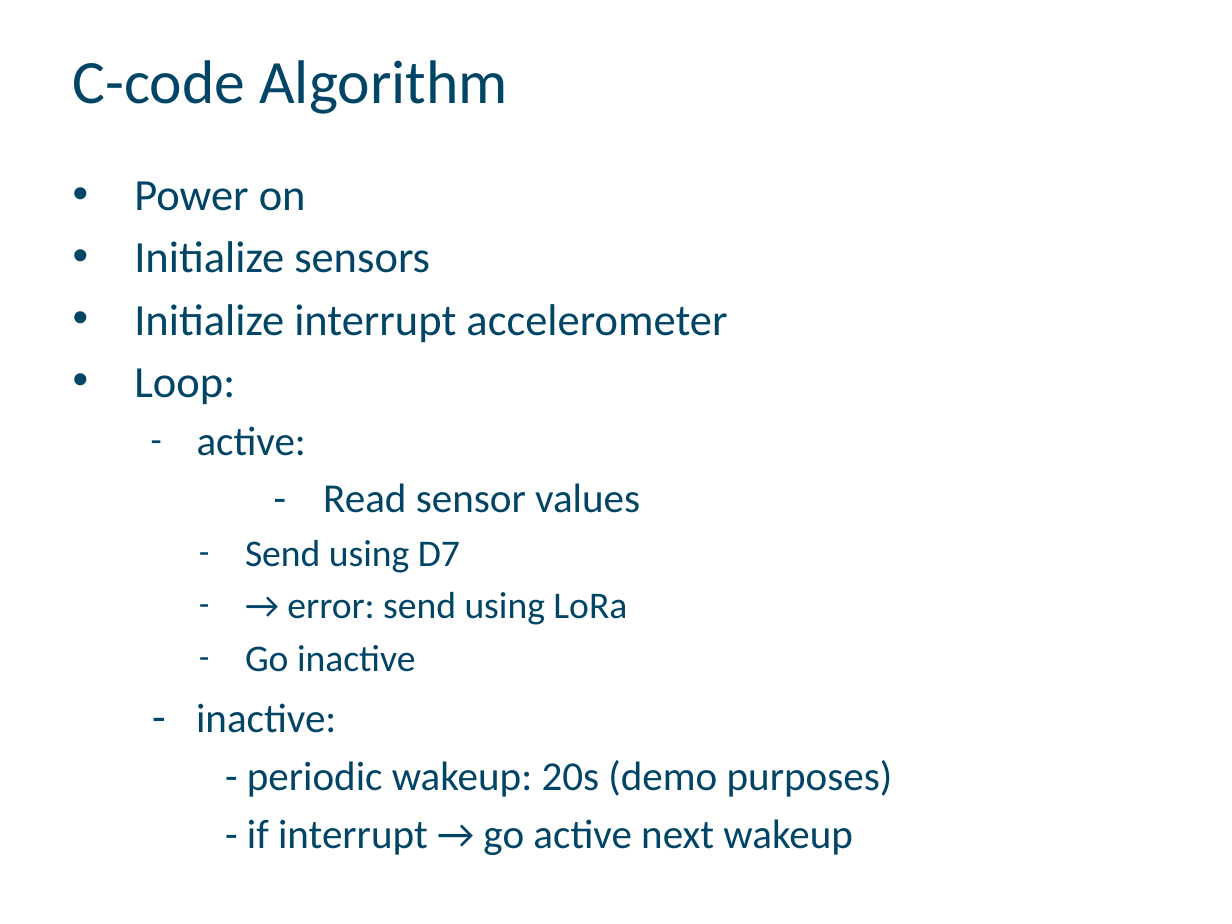
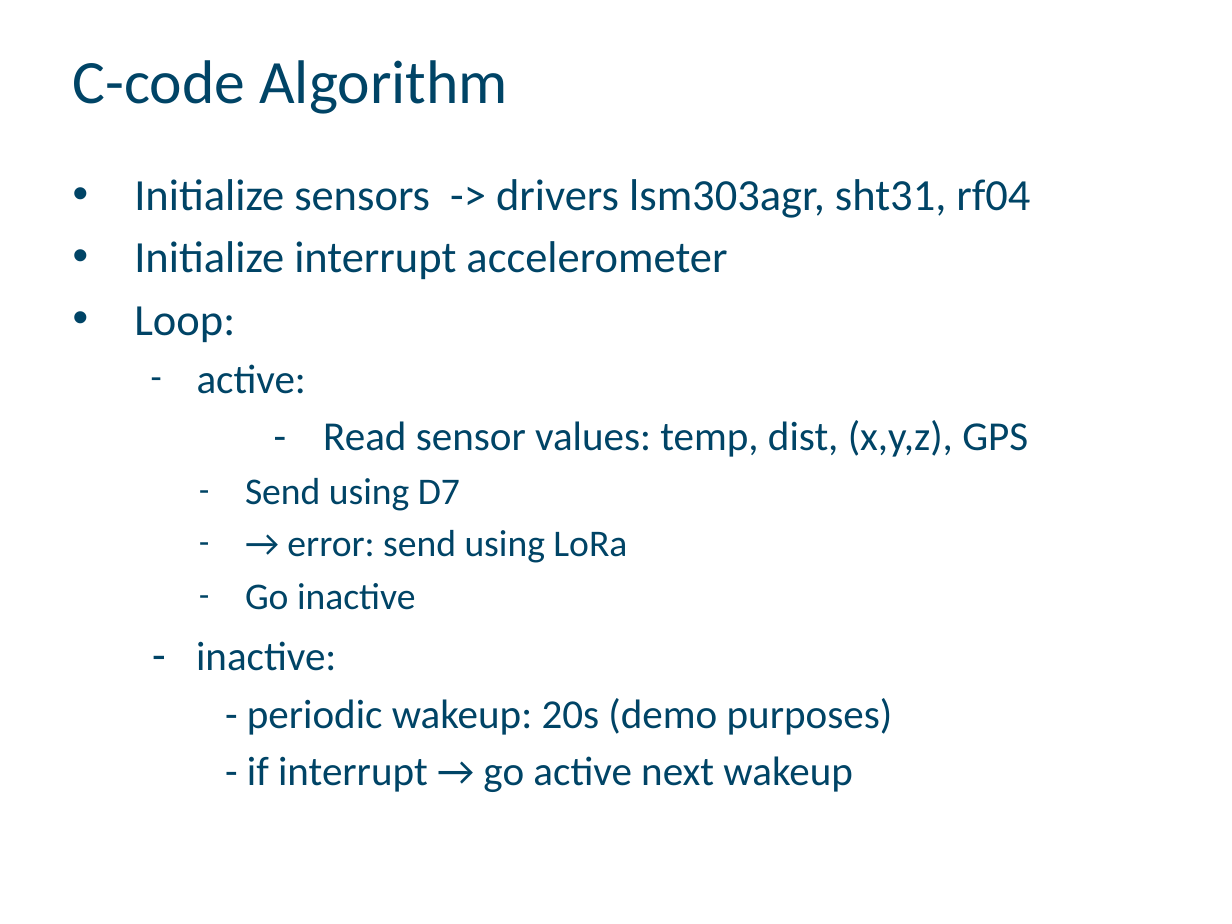
Before and after one commit to WesleyVanW/Smart-Waste-Managment, a slide deck: slide 5 of Presentatie-IoT-SmartWasteManagment.pptx. Drawn at 1232x924 pixels with LibreOffice and Linux fonts; fonts in the diff are those of the drawing; background and template pictures are left out. Boxes give left, top, right and bottom in pixels: in the first picture for what was removed or moved away, otherwise in the second. Text is boxed around its words. In the diff, an @@ line names an element or a change of style, - is before the commit and + after.

Commit message:
Final version

```diff
--- a/Presentatie-IoT-SmartWasteManagment.pptx
+++ b/Presentatie-IoT-SmartWasteManagment.pptx
@@ text at <box>134,179,1030,218</box>: text changed @@
-• Power on
-• Initialize sensors
+• Initialize sensors -> drivers lsm303agr, sht31, rf04
@@ text at <box>323,420,1028,457</box>: text changed @@
-    - Read sensor values
+    - Read sensor values: temp, dist, (x,y,z), GPS
```
Also in this commit, not shown: 2 other slides changed, 1 slide added.
